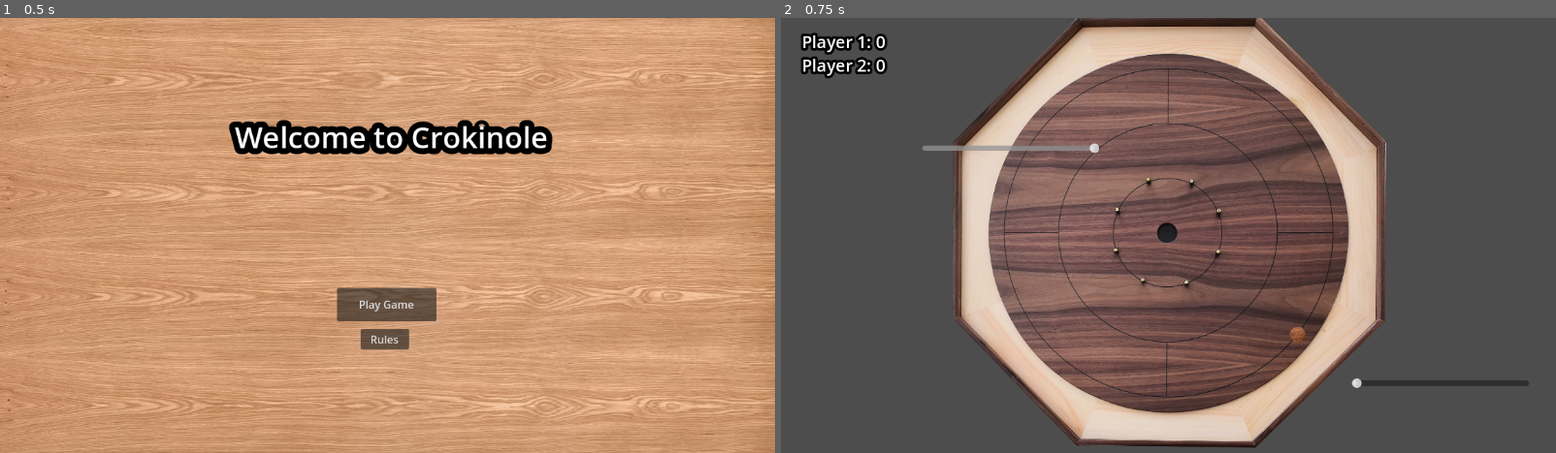
Above: before the commit, frames 1-2 (left to right).
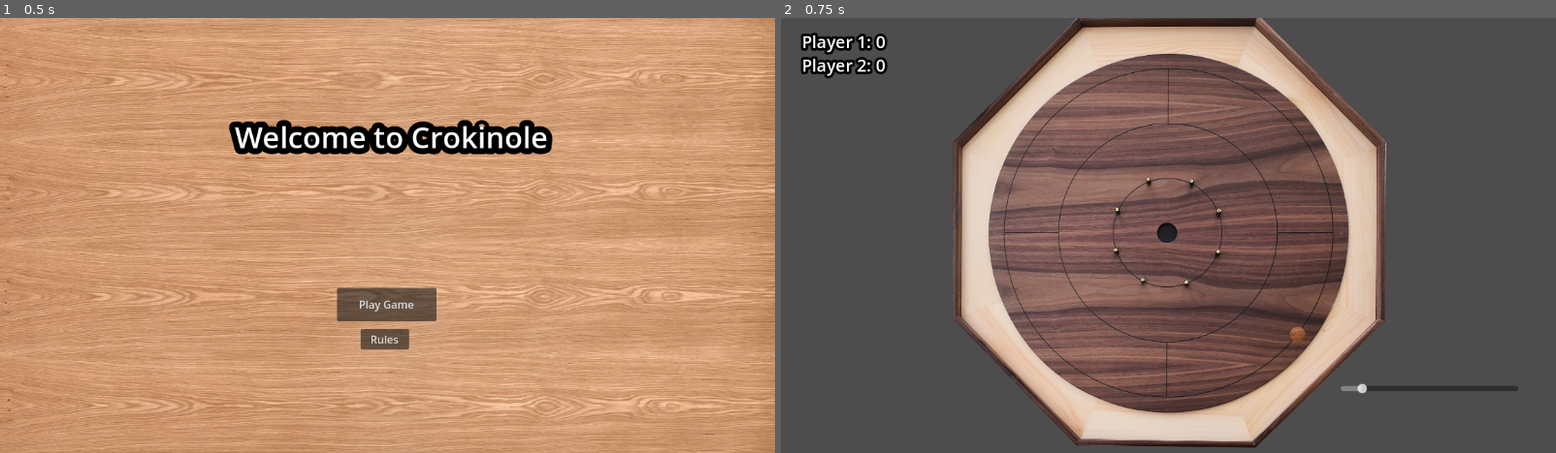
Above: after the commit, the same moments.

Repository: WadeCanavan/Crokinole
Game: Godot game, scene res://Scenes/Title.tscn
The game is run twice, just before and just after one commit, with the same random seed, the same clock (stepped at 60 frames per second) and the same inputs.
Inputs:
- Up to frame 1 (0.5 s): no input
- Up to frame 2 (0.75 s): click "Play Game" at 0.5 s

Frame 1 is identical in both runs. In frame 2, 0.8% of the frame differs, in the area x 18-97%, y 28-87%.

Commit message:
Bugflix Slider

Diff:
--- a/Scenes/main.tscn
+++ b/Scenes/main.tscn
@@ -211,19 +211,12 @@
 [node name="disc" parent="Discs" groups=["woodDisk"] instance=ExtResource("2_ejfwc")]
 position = Vector2(768, 472)
 
-[node name="Disc#HSlider" type="HSlider" parent="."]
-offset_left = 848.0
-offset_top = 536.0
-offset_right = 1112.0
-offset_bottom = 552.0
-
 [node name="HSlider" type="HSlider" parent="."]
-offset_left = 210.0
-offset_top = 186.0
-offset_right = 474.0
-offset_bottom = 202.0
-min_value = -0.5
-max_value = 0.5
+offset_left = 832.0
+offset_top = 544.0
+offset_right = 1096.0
+offset_bottom = 560.0
+max_value = 5.0
 step = 0.01
 value = 0.5
 
--- a/Scripts/disc.gd
+++ b/Scripts/disc.gd
@@ -23,15 +23,19 @@
 			linear_velocity = force * 5
 
 func _integrate_forces(state):
-	print(curValue)
+	#print(curValue)
 	if curValue != 0 :
 		var origin = Vector2( 576, 316.039 )
-		print( origin.distance_to(Vector2(position.x,position.y)))
+		#print( origin.distance_to(Vector2(position.x,position.y)))
 		var angle = origin.angle_to_point( Vector2(position.x,position.y))
 		position.x = origin.x + cos(angle + (curValue)) * 246.105651855469
 		position.y = origin.y + sin(angle + (curValue)) * 246.105651855469
-		lastValue = curValue
 		curValue = 0
 
 func _on_h_slider_value_changed(value):
-	curValue = value - lastValue
+	if lastValue < value:
+		curValue = value/200
+	else:
+		curValue = value/200 * -1
+	print(lastValue, "  ", value, "  ", curValue)
+	lastValue = value
Not shown: 1 places in Scenes/main.tscn that only renumber resources
